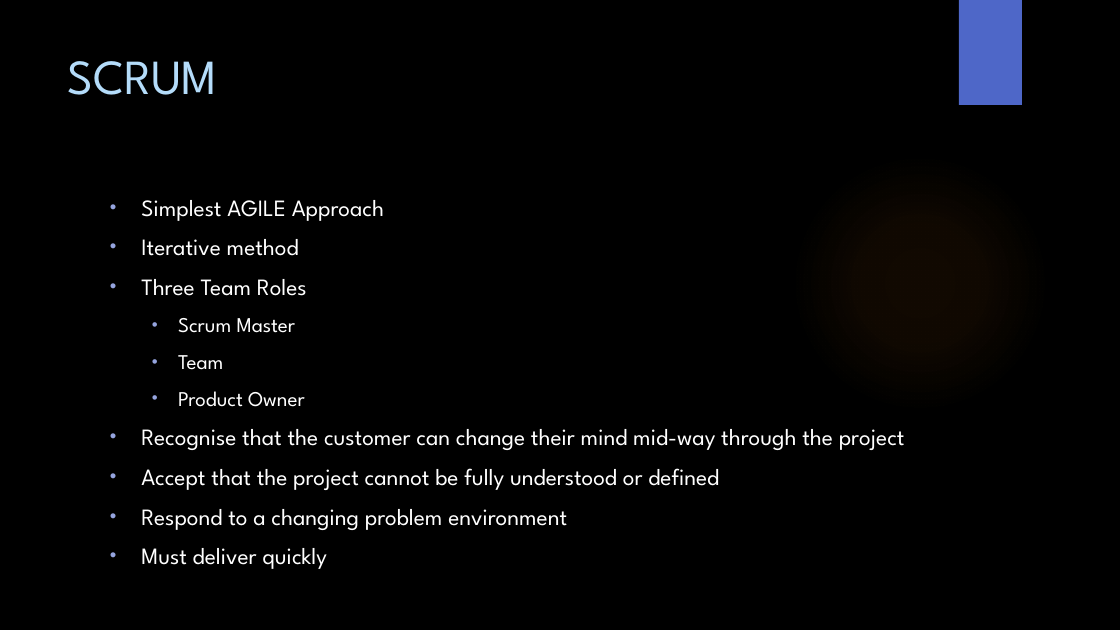
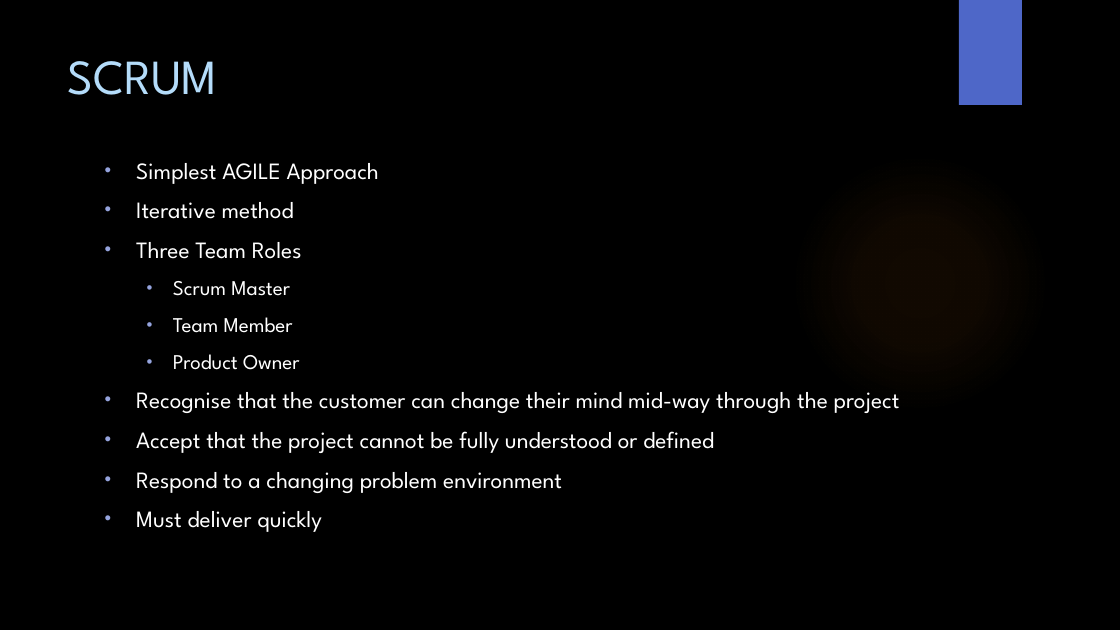
Before and after one commit to WitsSoftDev/SoftDev2016, a slide deck: slide 13 of Session 2/Softdev Session 2 2016.pptx. Drawn at 1120x630 pixels with LibreOffice and Linux fonts; fonts in the diff are those of the drawing; background and template pictures are left out. Boxes give left, top, right and bottom in pixels: in the first picture for what was removed or moved away, otherwise in the second. Text is boxed around its words. In the diff, an @@ line names an element or a change of style, - is before the commit and + after.

```diff
--- a/Session 2/Softdev Session 2 2016.pptx
+++ b/Session 2/Softdev Session 2 2016.pptx
@@ text "Simplest AGILE Approach": place and size @@
-text "Simplest AGILE Approach" at box(141, 200, 905, 569)
+text "Simplest AGILE Approach" at box(136, 163, 900, 532)
@@ text at box(173, 317, 293, 333): text changed @@
-  • Team
+  • Team Member
```
Also in this commit, not shown: 12 other slides changed, 6 slides added.
